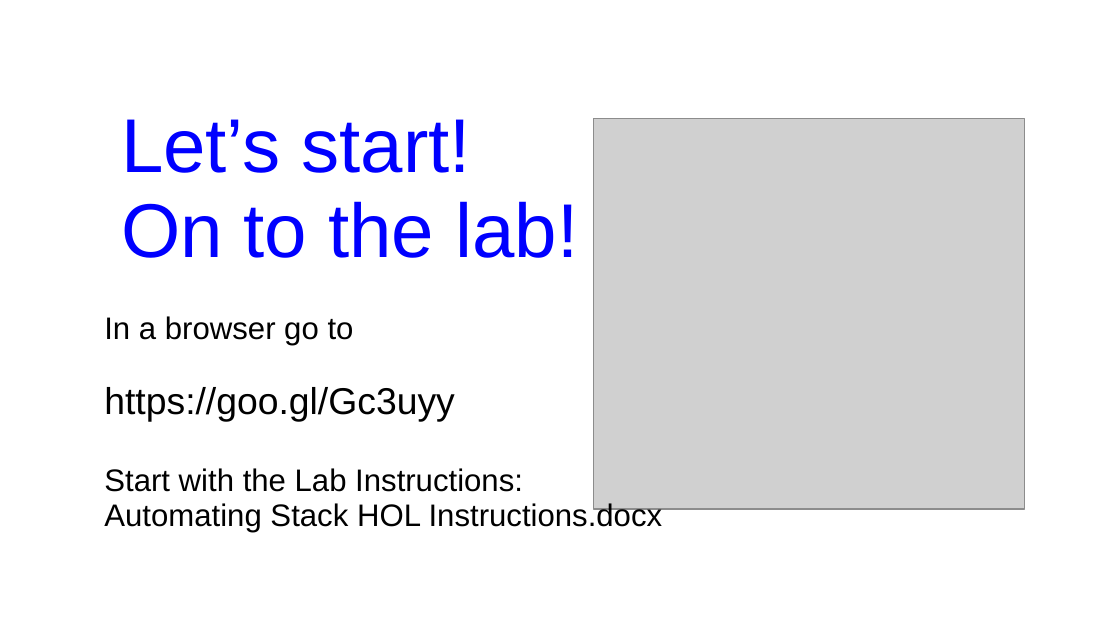
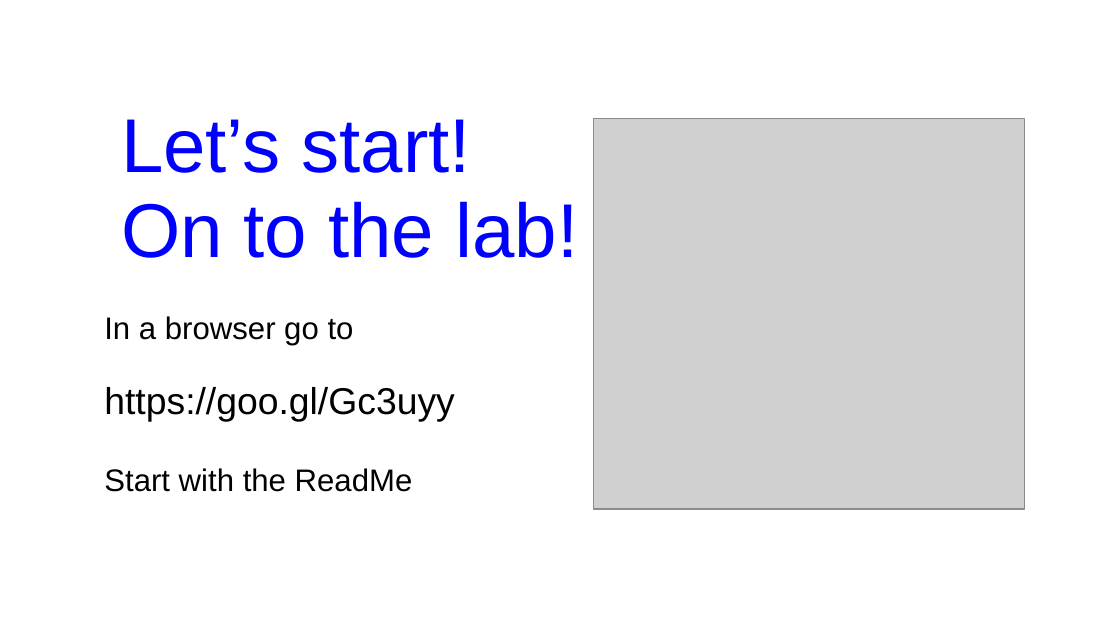
Before and after one commit to boyarsky/OracleCodeOne2018-HOL-Automating-Stack-Groovy, a slide deck: slide 22 of 2018-OracleCodeOne-Automating Stack.ppt. Drawn at 1120x630 pixels with LibreOffice and Linux fonts; fonts in the diff are those of the drawing; grey boxes stand for pictures; background and template pictures are left out. Boxes give left, top, right and bottom in pixels: in the first picture for what was removed or moved away, otherwise in the second. Text is boxed around its words. In the diff, an @@ line names an element or a change of style, - is before the commit and + after.

Commit message:
convert main instructions to markdown

```diff
--- a/2018-OracleCodeOne-Automating Stack.ppt
+++ b/2018-OracleCodeOne-Automating Stack.ppt
@@ text at [104, 468, 413, 492]: text changed @@
-Start with the Lab Instructions:
-Automating Stack HOL Instructions.docx
+Start with the ReadMe
```
Also in this commit, not shown: 3 other slides changed, 48 other files.
